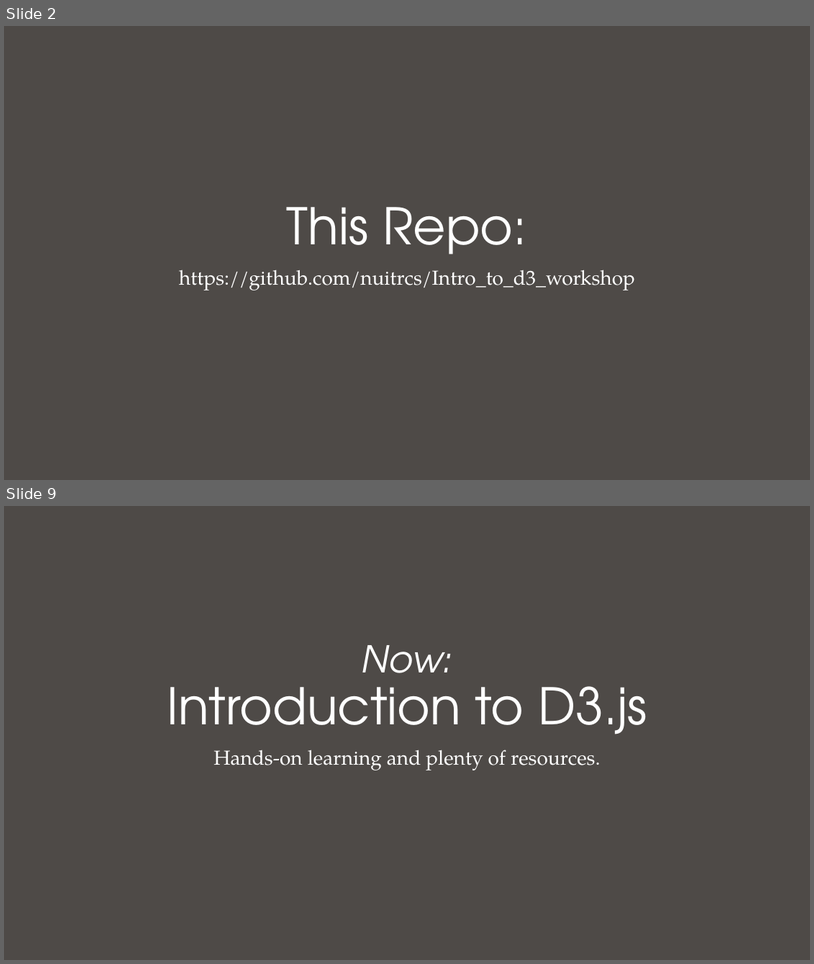
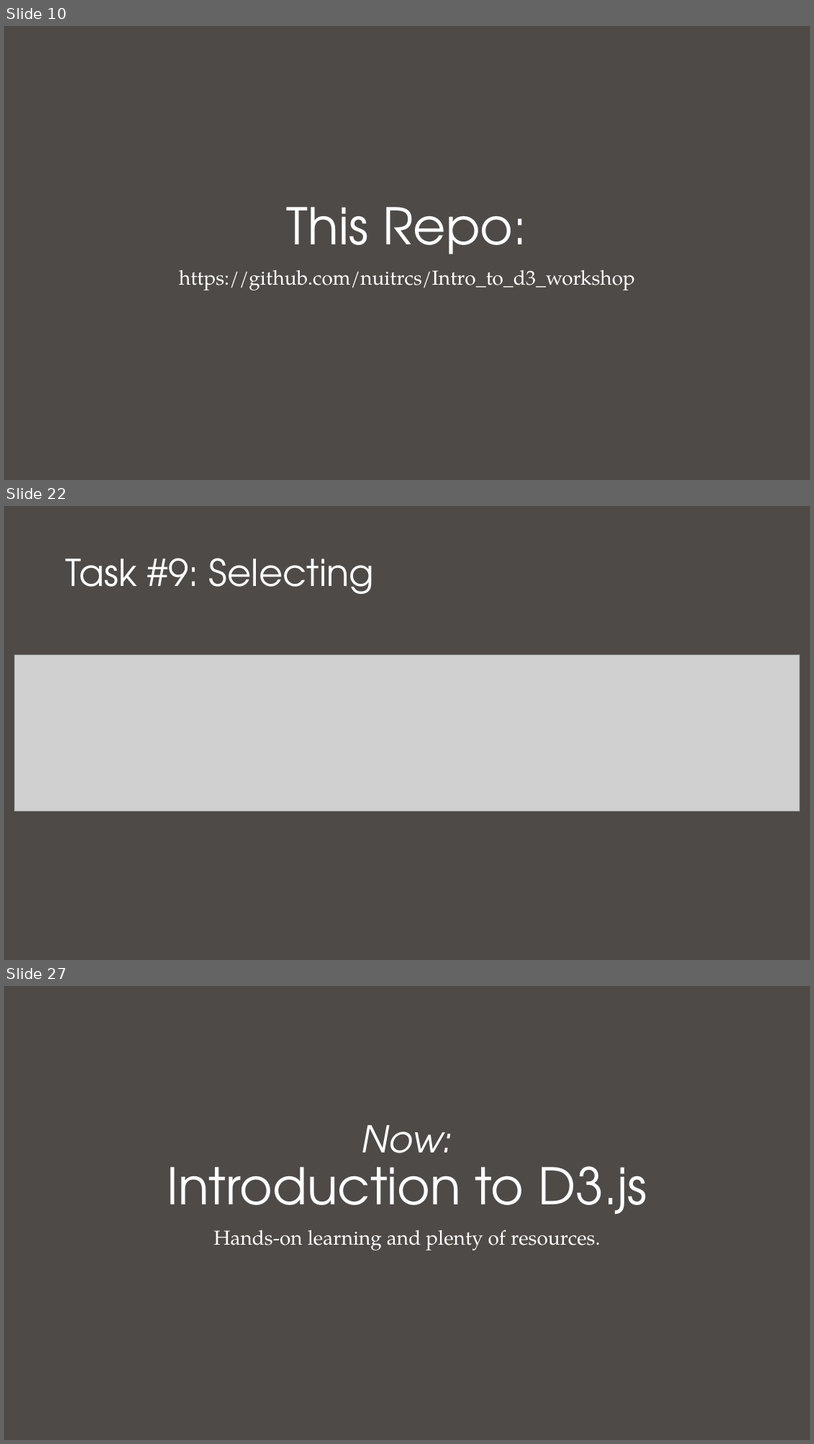
Before and after one commit to nuitrcs/Intro_to_d3_workshop, a slide deck: Introduction to D3.pptx. Shown one above the other, each under a label of ours: slides 2 and 9 before the commit, slides 10, 22 and 27 after it; the slides between them are not shown. The pictures are 814x964 and 814x1444 pixels, drawn with LibreOffice and Linux fonts; fonts in the diff are those of the drawing; grey boxes stand for pictures. Boxes give left, top, right and bottom in pixels: in the first picture for what was removed or moved away, otherwise in the second. Text is boxed around its words. In the diff, an @@ line names an element or a change of style, - is before the commit and + after.

```diff
--- a/Introduction to D3.pptx
+++ b/Introduction to D3.pptx
@@ slide 22 added at [4,506,810,960], background #4E4A47 @@
@@ title added at [65,558,374,594], 44 pt, text #FFFFFF @@
+Task #9: Selecting
@@ picture added at [15,655,800,811] @@
@@ what was slide 2 is now slide 10 @@
@@ what was slide 9 is now slide 27 @@
```
Also in this commit, not shown: 6 slides changed, 17 other slides added, 4 other files.
